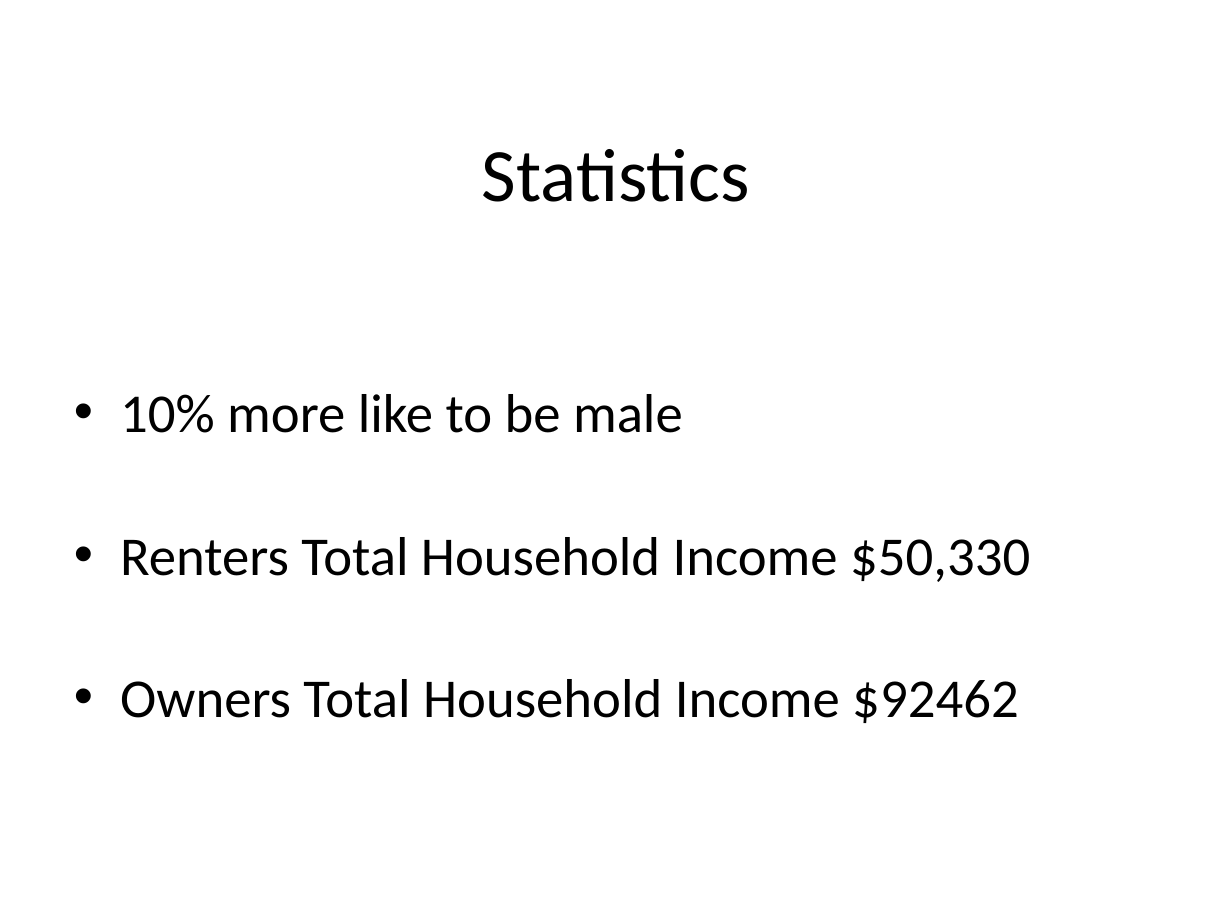
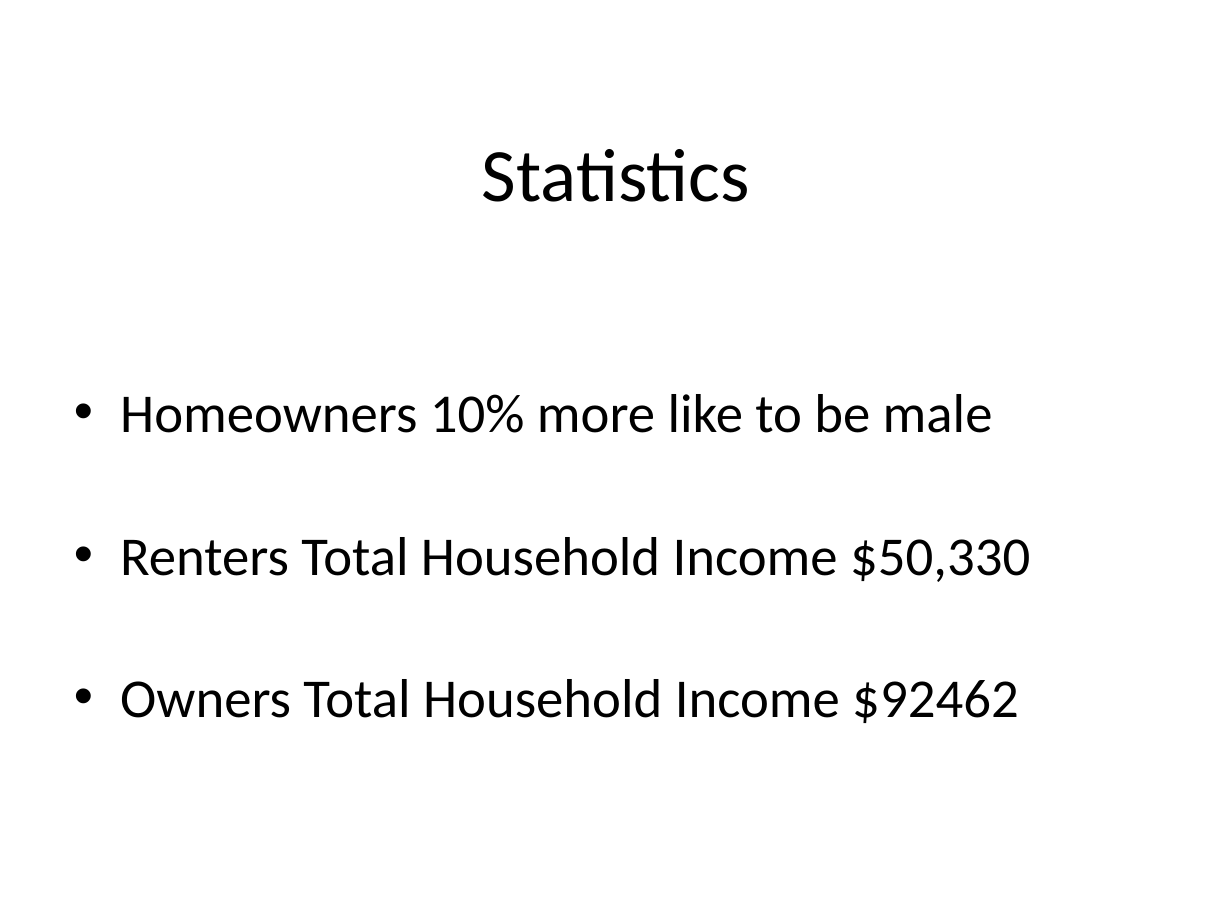
Before and after one commit to KevinMars/Mcnulty, a slide deck: slide 2 of Mcnulty_Presentation.pptx. Drawn at 1232x924 pixels with LibreOffice and Linux fonts; fonts in the diff are those of the drawing. Boxes give left, top, right and bottom in pixels: in the first picture for what was removed or moved away, otherwise in the second. Text is boxed around its words. In the diff, an @@ line names an element or a change of style, - is before the commit and + after.

```diff
--- a/Mcnulty_Presentation.pptx
+++ b/Mcnulty_Presentation.pptx
@@ text at (x1=120, y1=394, x2=993, y2=433): text changed @@
-• 10% more like to be male
+• Homeowners 10% more like to be male
```
Also in this commit, not shown: 2 other slides changed, 2 slides added, 6 other files.
